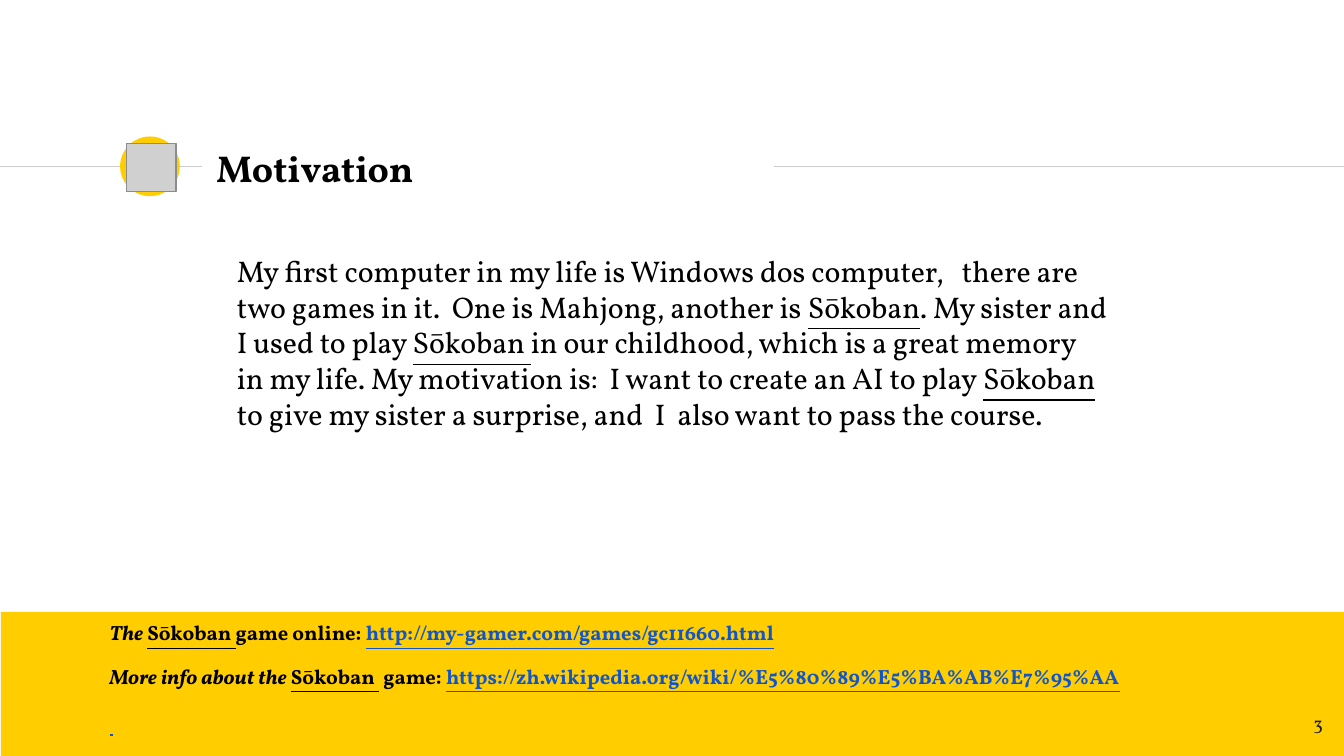
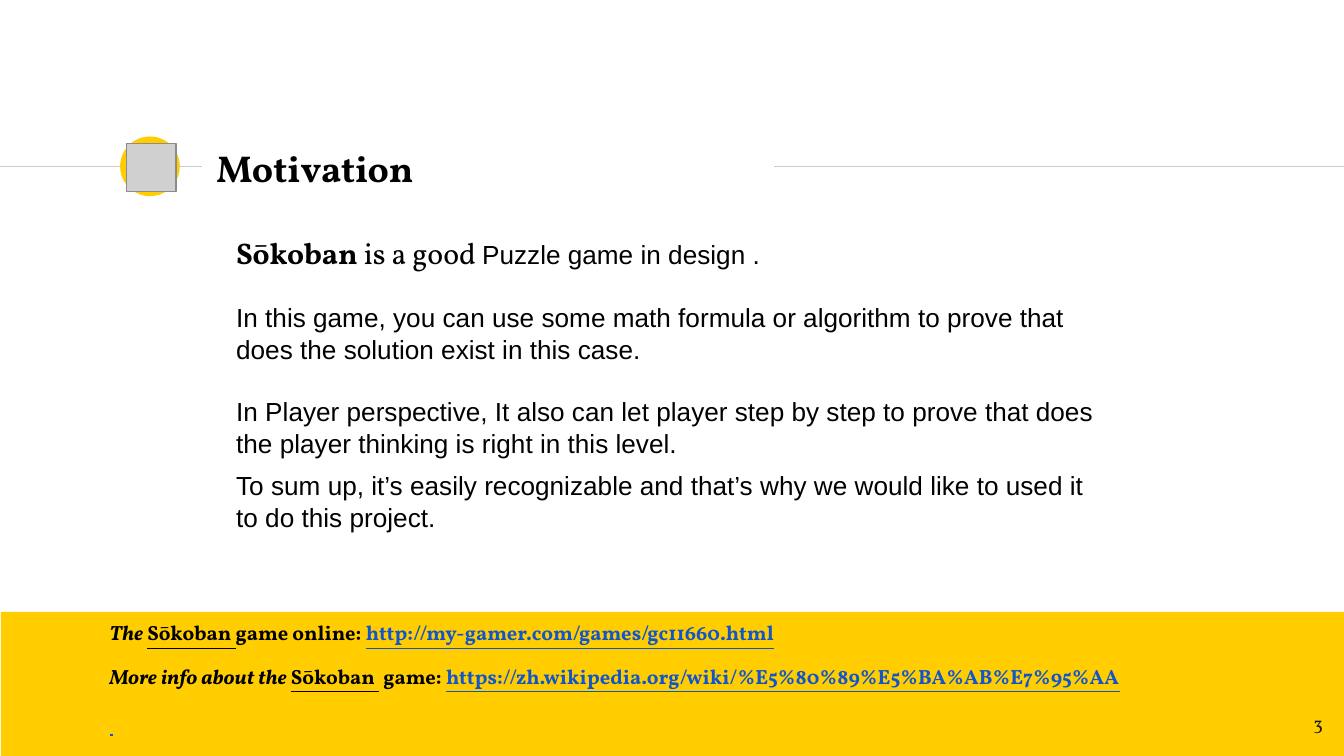
Before and after one commit to Banana-Huang/AI_Course_Team1_2018, a slide deck: slide 3 of Project/Team_1_project_proposal.pptx. Drawn at 1344x756 pixels with LibreOffice and Linux fonts; fonts in the diff are those of the drawing; grey boxes stand for pictures. Boxes give left, top, right and bottom in pixels: in the first picture for what was removed or moved away, otherwise in the second. Text is boxed around its words. In the diff, an @@ line names an element or a change of style, - is before the commit and + after.

```diff
--- a/Project/Team_1_project_proposal.pptx
+++ b/Project/Team_1_project_proposal.pptx
@@ text at (x1=236, y1=242, x2=1093, y2=533): text changed; size 16 to 14 pt; font Vollkorn to Arial @@
-My first computer in my life is Windows dos computer, there are two games in it. One is Mahjong, another is Sōkoban. My sister and I used to play Sōkoban in our childhood, which is a great memory in my life. My motivation is: I want to create an AI to play Sōkoban to give my sister a surprise, and I also want to pass the course.
+Sōkoban is a good Puzzle game in design .
+In this game, you can use some math formula or algorithm to prove that does the solution exist in this case.
+In Player perspective, It also can let player step by step to prove that does the player thinking is right in this level.
+To sum up, it’s easily recognizable and that’s why we would like to used it to do this project.
```
Also in this commit, not shown: 2 other slides changed, 7 slides added, 1 other file.
